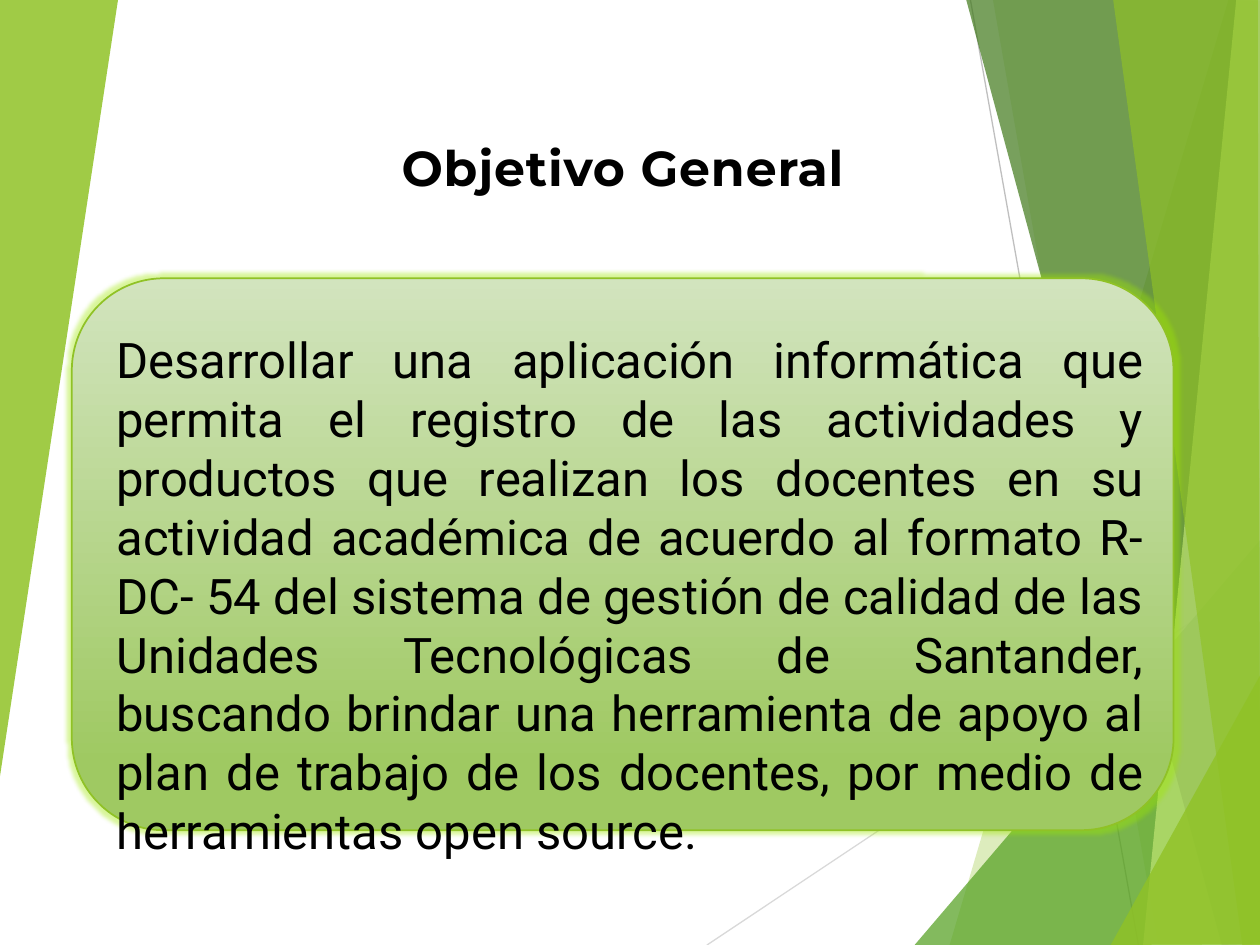
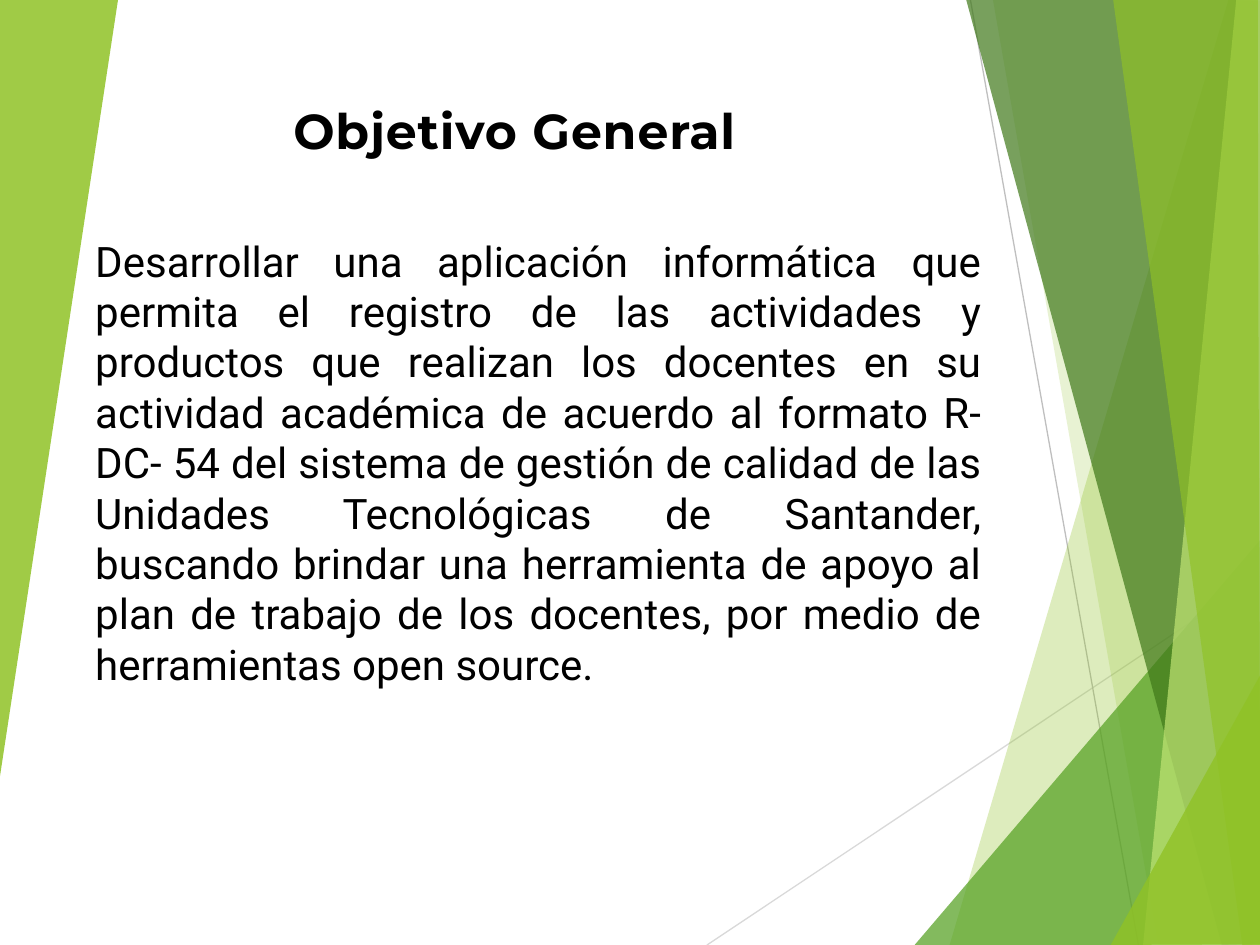
Before and after one commit to andy645jh/ProyectoGrado, a slide deck: slide 3 of extras/docs/rdc_presentacion.pptx. Drawn at 1260x945 pixels with LibreOffice and Linux fonts; fonts in the diff are those of the drawing. Boxes give left, top, right and bottom in pixels: in the first picture for what was removed or moved away, otherwise in the second. Text is boxed around its words. In the diff, an @@ line names an element or a change of style, - is before the commit and + after.

```diff
--- a/extras/docs/rdc_presentacion.pptx
+++ b/extras/docs/rdc_presentacion.pptx
@@ text "Objetivo General": place and size @@
-text "Objetivo General" at <box>402,147,844,196</box>
+text "Objetivo General" at <box>293,110,735,159</box>
@@ text "Desarrollar una aplicación informática que ...": place and size @@
-text "Desarrollar una aplicación informática que ..." at <box>116,340,1144,801</box>
+text "Desarrollar una aplicación informática que ..." at <box>95,245,982,689</box>
@@ text "Desarrollar una aplicación informática que ..." at <box>95,245,982,689</box>: size 28 to 24 pt @@
@@ rounded rectangle removed at <box>72,278,1173,830</box> @@
```
Also in this commit, not shown: 2 other slides changed.
